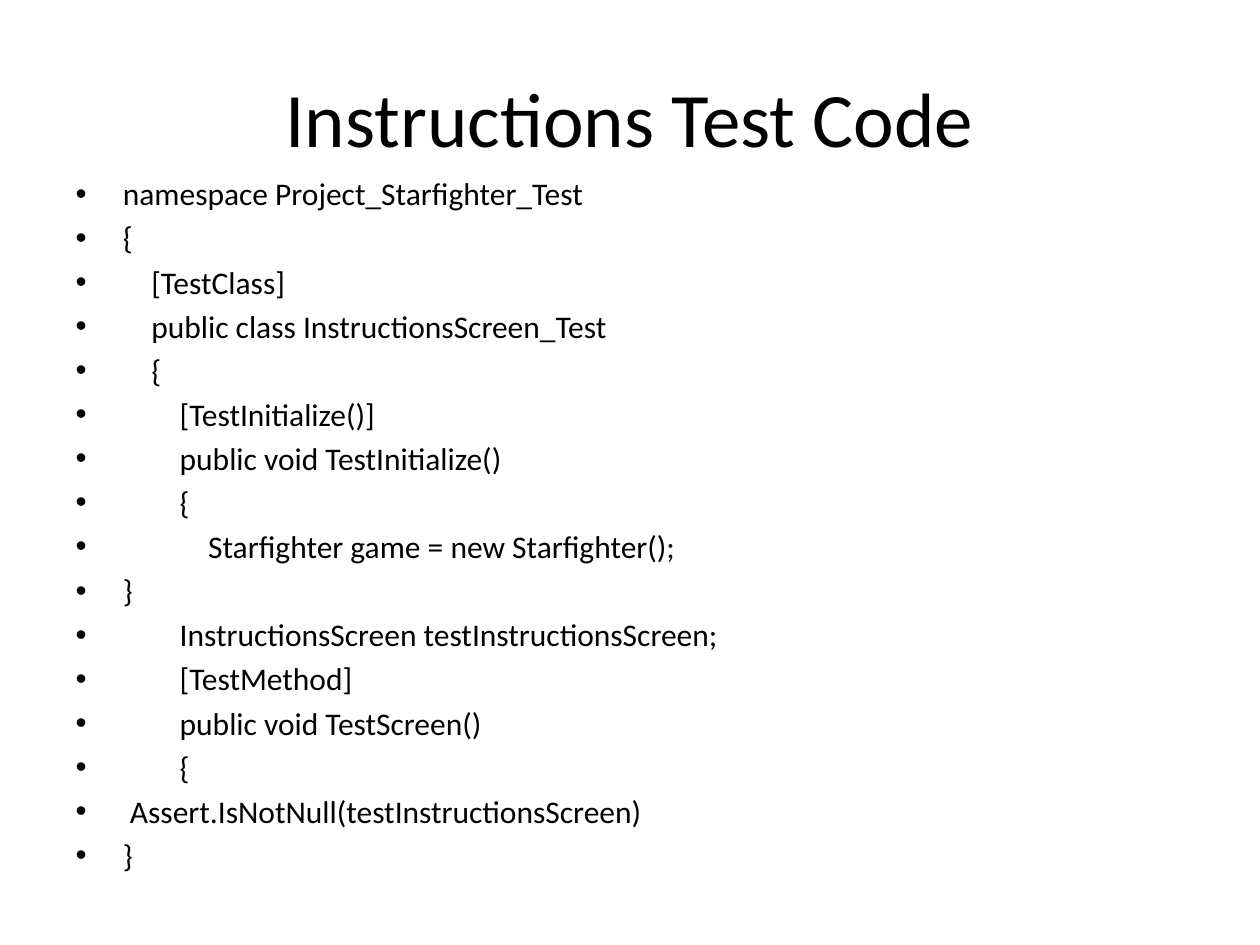
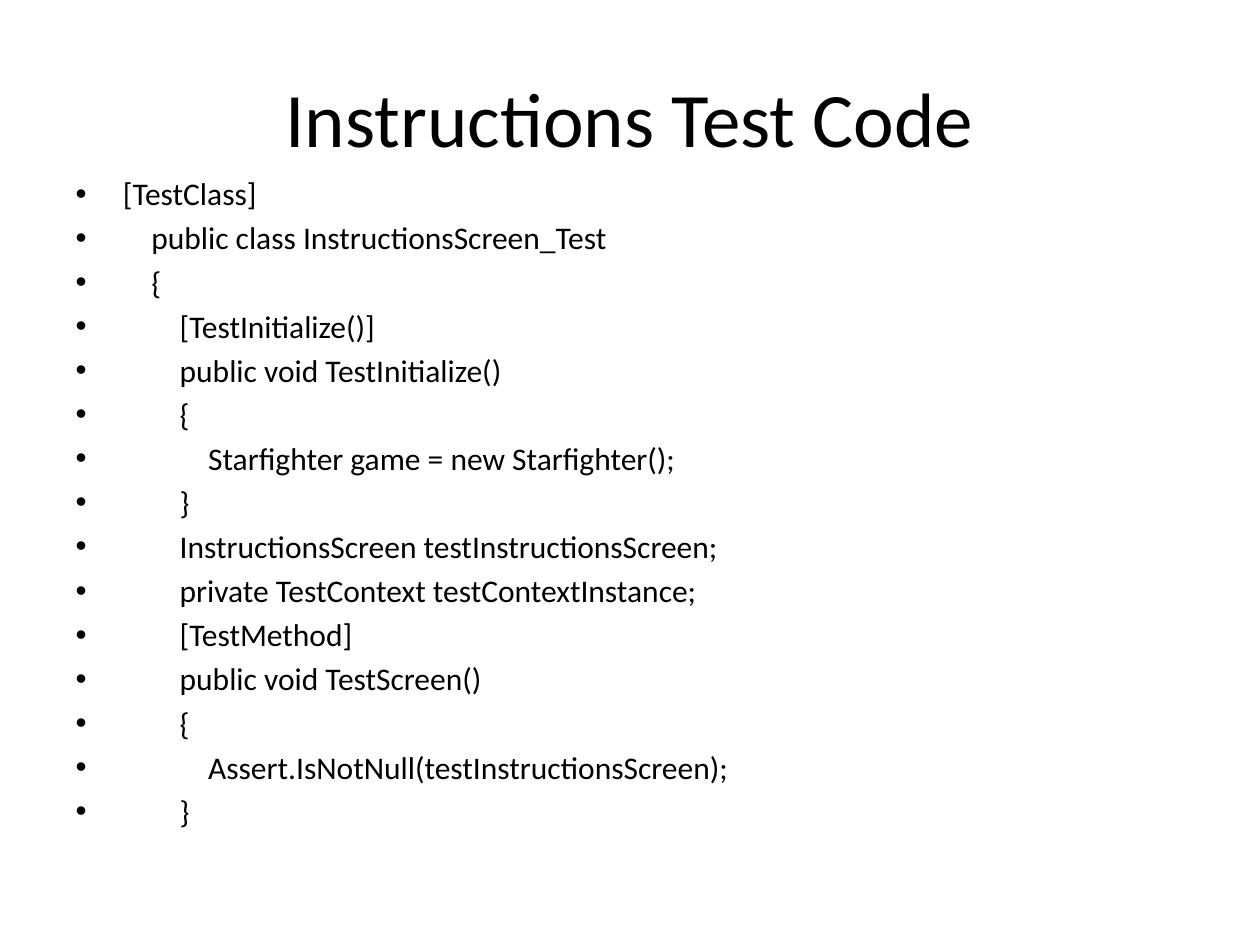
Before and after one commit to csce3513/Team15, a slide deck: slide 7 of Project Starfighter 1.1.pptx (slide 6 before the commit). Drawn at 1260x945 pixels with LibreOffice and Linux fonts; fonts in the diff are those of the drawing; background and template pictures are left out. Boxes give left, top, right and bottom in pixels: in the first picture for what was removed or moved away, otherwise in the second. Text is boxed around its words. In the diff, an @@ line names an element or a change of style, - is before the commit and + after.

```diff
--- a/Project Starfighter 1.1.pptx
+++ b/Project Starfighter 1.1.pptx
@@ text at (x1=123, y1=183, x2=583, y2=211): paragraphs removed @@
-• namespace Project_Starfighter_Test
-• {
@@ text at (x1=180, y1=580, x2=696, y2=607): paragraph added @@
+• private TestContext testContextInstance;
@@ text at (x1=208, y1=756, x2=728, y2=783): text changed @@
-• Assert.IsNotNull(testInstructionsScreen)
+• Assert.IsNotNull(testInstructionsScreen);
```
Also in this commit, not shown: 2 other slides changed, 1 slide added, 4 other files.
